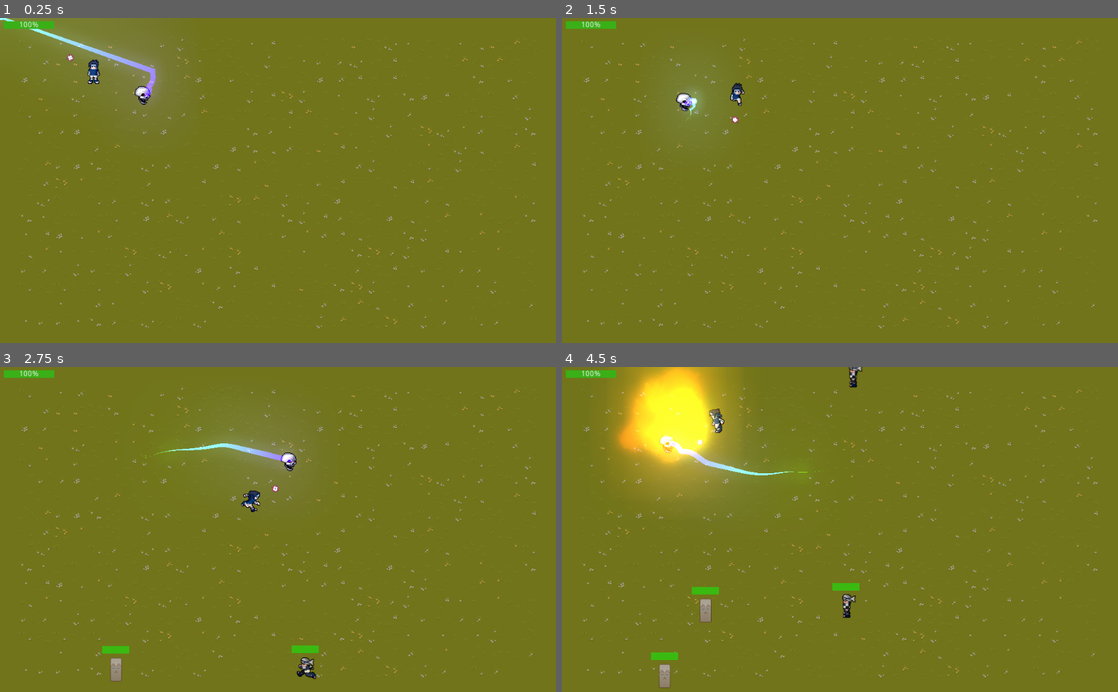
Above: before the commit, frames 1-4 (two rows, left to right).
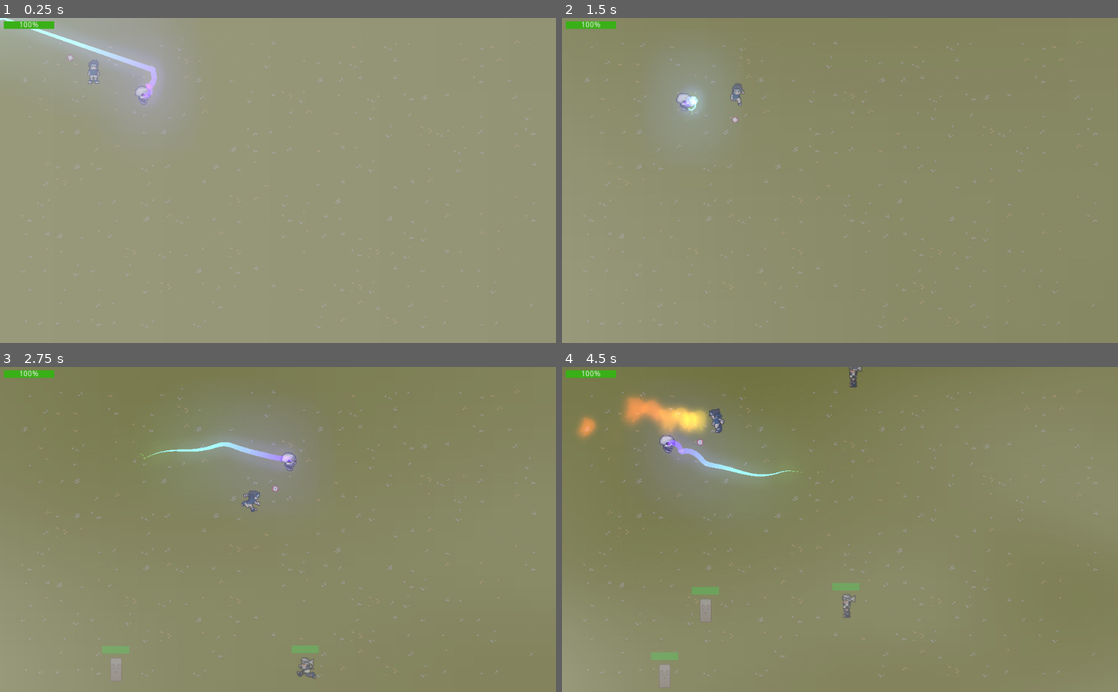
Above: after the commit, the same moments.

Repository: fabricejeannet/the-lost-temple
Game: Godot game, scene res://scenes/World.tscn
Same seed, same stepped clock (60 frames per second), same inputs: the game is played once before the commit and once after it.
Inputs (mouse positions are in pixels of both pictures, inside the frame that each line leads up to):
- Up to frame 1 (0.25 s): no input
- Up to frame 2 (1.5 s): move the mouse to (962, 164) at 0.52 s; hold Right (ui_right) 0.53-1.28 s; move the mouse to (728, 196) at 1.27 s; hold Down (ui_down) from 1.28 s (still down)
- Up to frame 3 (2.75 s): move the mouse to (333, 458) at 2.02 s; release Down (ui_down) at 2.03 s; hold Right (ui_right) from 2.03 s (still down)
- Up to frame 4 (4.5 s): move the mouse to (812, 594) at 2.77 s; release Right (ui_right) at 2.78 s; hold Up (ui_up) 2.78-3.53 s; move the mouse to (1006, 578) at 3.52 s; hold Left (ui_left) from 3.53 s (still down); move the mouse to (673, 480) at 4.27 s

The runs differ from the first frame. In frame 1, 100% of the frame differs, in the area x 0-100%, y 0-100%; in frame 2, 99%; in frame 3, 99%; in frame 4, 99%.

Commit message:
Refactoring of the WalkAnimationManager. Orientations becomes a member of the Constants singleton. FlameThrower is implemented.

Diff:
--- a/project.godot
+++ b/project.godot
@@ -26,7 +26,7 @@
 
 [autoload]
 
-WalkAnimationManager="*res://scripts/WalkAnimationManager.gd"
+Constants="*res://scripts/singletons/Constants.gd"
 
 [input]
 
--- a/scenes/World.tscn
+++ b/scenes/World.tscn
@@ -78,7 +78,6 @@
 autoplay = true
 
 [node name="Fog" type="TileMap" parent="."]
-visible = false
 material = SubResource( 7 )
 tile_set = SubResource( 3 )
 cell_size = Vector2( 32, 32 )
--- a/scenes/enemies/Kabuto.tscn
+++ b/scenes/enemies/Kabuto.tscn
@@ -1,9 +1,10 @@
-[gd_scene load_steps=14 format=2]
+[gd_scene load_steps=15 format=2]
 
 [ext_resource path="res://scripts/Enemy.gd" type="Script" id=1]
 [ext_resource path="res://scenes/player/HealthNode.tscn" type="PackedScene" id=2]
 [ext_resource path="res://scripts/HealthBar.gd" type="Script" id=3]
 [ext_resource path="res://assets/img/characters/kabutogc5.png" type="Texture" id=4]
+[ext_resource path="res://scenes/WalkAnimationManager.tscn" type="PackedScene" id=5]
 [ext_resource path="res://scenes/player/FCTMgr.tscn" type="PackedScene" id=6]
 [ext_resource path="res://scenes/enemies/DeathNode.tscn" type="PackedScene" id=7]
 
@@ -137,5 +138,7 @@
 
 [node name="DeathNode" parent="." instance=ExtResource( 7 )]
 
+[node name="WalkAnimationManager" parent="." instance=ExtResource( 5 )]
+
 [connection signal="body_entered" from="." to="." method="_on_body_entered"]
 [connection signal="body_exited" from="." to="." method="_on_body_exited"]
--- a/scenes/enemies/StoneCat.tscn
+++ b/scenes/enemies/StoneCat.tscn
@@ -6,6 +6,7 @@
 [ext_resource path="res://scripts/HealthBar.gd" type="Script" id=4]
 [ext_resource path="res://scenes/player/FCTMgr.tscn" type="PackedScene" id=5]
 [ext_resource path="res://scenes/enemies/DeathNode.tscn" type="PackedScene" id=6]
+[ext_resource path="res://scenes/WalkAnimationManager.tscn" type="PackedScene" id=7]
 
 [sub_resource type="CapsuleShape2D" id=1]
 height = 22.0
@@ -47,5 +48,7 @@
 
 [node name="DeathNode" parent="." instance=ExtResource( 6 )]
 
+[node name="WalkAnimationManager" parent="." instance=ExtResource( 7 )]
+
 [connection signal="body_entered" from="." to="." method="_on_body_entered"]
 [connection signal="body_exited" from="." to="." method="_on_body_exited"]
--- a/scenes/player/Player.tscn
+++ b/scenes/player/Player.tscn
@@ -7,6 +7,7 @@
 [ext_resource path="res://scenes/player/FCTMgr.tscn" type="PackedScene" id=5]
 [ext_resource path="res://scripts/Sight.gd" type="Script" id=6]
 [ext_resource path="res://assets/img/target.png" type="Texture" id=7]
+[ext_resource path="res://scenes/WalkAnimationManager.tscn" type="PackedScene" id=8]
 
 [sub_resource type="CapsuleShape2D" id=1]
 radius = 11.0
@@ -113,3 +114,5 @@
 position = Vector2( 50, 0 )
 scale = Vector2( 0.025, 0.025 )
 texture = ExtResource( 7 )
+
+[node name="WalkAnimationManager" parent="." instance=ExtResource( 8 )]
--- a/scenes/skills/DeathWhirlpool.tscn
+++ b/scenes/skills/DeathWhirlpool.tscn
@@ -34,7 +34,6 @@
 gradient = SubResource( 3 )
 script = ExtResource( 2 )
 max_points = 50
-coeff_sinusoidal = 2.9
 
 [node name="CollisionShape2D" type="CollisionShape2D" parent="."]
 shape = SubResource( 4 )
@@ -46,4 +45,3 @@
 texture = ExtResource( 4 )
 
 [connection signal="area_entered" from="." to="." method="_on_DeathWhirlpool_area_entered"]
-[connection signal="body_entered" from="." to="." method="_on_DeathWhirlpool_body_entered"]
--- a/scenes/skills/FlameThrower.tscn
+++ b/scenes/skills/FlameThrower.tscn
@@ -1,11 +1,11 @@
-[gd_scene load_steps=12 format=2]
+[gd_scene load_steps=8 format=2]
 
 [ext_resource path="res://Flame.png" type="Texture" id=1]
 [ext_resource path="res://scripts/FlameThrower.gd" type="Script" id=2]
 
 [sub_resource type="CapsuleShape2D" id=9]
 radius = 52.0
-height = 26.0
+height = 29.2489
 
 [sub_resource type="CanvasItemMaterial" id=1]
 blend_mode = 1
@@ -19,119 +19,40 @@
 width = 100
 
 [sub_resource type="ParticlesMaterial" id=4]
-lifetime_randomness = 0.3
+lifetime_randomness = 0.5
 flag_disable_z = true
-direction = Vector3( 0, -1, 0 )
-spread = 30.0
+direction = Vector3( 0, 0, 0 )
+spread = 10.0
 gravity = Vector3( 0, 0, 0 )
-initial_velocity = 250.0
+initial_velocity = 50.0
 initial_velocity_random = 0.4
 angular_velocity = 100.0
 angular_velocity_random = 1.0
 orbit_velocity = 0.0
 orbit_velocity_random = 0.0
-angle = 720.0
-angle_random = 1.0
+radial_accel = 1000.0
 scale = 0.5
 scale_random = 0.41
 color_ramp = SubResource( 3 )
 
-[sub_resource type="Animation" id=5]
-resource_name = "PullIn"
-length = 2.0
-tracks/0/type = "value"
-tracks/0/path = NodePath(".:process_material:radial_accel")
-tracks/0/interp = 1
-tracks/0/loop_wrap = true
-tracks/0/imported = false
-tracks/0/enabled = true
-tracks/0/keys = {
-"times": PoolRealArray( 0, 1, 2 ),
-"transitions": PoolRealArray( 1, 1, 1 ),
-"update": 0,
-"values": [ 1000.0, -1000.0, 0.0 ]
-}
-
-[sub_resource type="Animation" id=6]
-length = 0.001
-tracks/0/type = "value"
-tracks/0/path = NodePath(".:process_material:gravity")
-tracks/0/interp = 1
-tracks/0/loop_wrap = true
-tracks/0/imported = false
-tracks/0/enabled = true
-tracks/0/keys = {
-"times": PoolRealArray( 0 ),
-"transitions": PoolRealArray( 1 ),
-"update": 0,
-"values": [ Vector3( 0, 0, 0 ) ]
-}
-tracks/1/type = "value"
-tracks/1/path = NodePath(".:process_material:radial_accel")
-tracks/1/interp = 1
-tracks/1/loop_wrap = true
-tracks/1/imported = false
-tracks/1/enabled = true
-tracks/1/keys = {
-"times": PoolRealArray( 0 ),
-"transitions": PoolRealArray( 1 ),
-"update": 0,
-"values": [ 0.0 ]
-}
-
-[sub_resource type="Animation" id=7]
-resource_name = "SlowDown"
-loop = true
-tracks/0/type = "value"
-tracks/0/path = NodePath(".:speed_scale")
-tracks/0/interp = 1
-tracks/0/loop_wrap = true
-tracks/0/imported = false
-tracks/0/enabled = true
-tracks/0/keys = {
-"times": PoolRealArray( 0, 0.145593, 0.700109, 1 ),
-"transitions": PoolRealArray( 1, 1, 1, 1 ),
-"update": 0,
-"values": [ 1.0, 0.1, 2.0, 1.0 ]
-}
-
-[sub_resource type="Animation" id=8]
-resource_name = "Wind"
-length = 4.0
-loop = true
-tracks/0/type = "value"
-tracks/0/path = NodePath(".:process_material:gravity")
-tracks/0/interp = 1
-tracks/0/loop_wrap = true
-tracks/0/imported = false
-tracks/0/enabled = true
-tracks/0/keys = {
-"times": PoolRealArray( 0, 2, 4 ),
-"transitions": PoolRealArray( 1, 1, 1 ),
-"update": 0,
-"values": [ Vector3( 500, 0, 0 ), Vector3( -500, 0, 0 ), Vector3( 500, 0, 0 ) ]
-}
-
 [node name="FlameThrower" type="Area2D"]
+scale = Vector2( 0.6, 0.6 )
 script = ExtResource( 2 )
 
 [node name="CollisionShape2D" type="CollisionShape2D" parent="."]
-position = Vector2( -4, -69 )
+position = Vector2( 0, -60 )
+scale = Vector2( 0.567364, 1.21569 )
 shape = SubResource( 9 )
 
 [node name="Fire" type="Particles2D" parent="."]
 material = SubResource( 1 )
-amount = 16
-speed_scale = 2.0
-explosiveness = 0.1
-local_coords = false
+rotation = -1.5708
+amount = 10
+speed_scale = 2.11
+explosiveness = 0.03
+randomness = 0.02
+visibility_rect = Rect2( -50, -100, 100, 200 )
 process_material = SubResource( 4 )
 texture = ExtResource( 1 )
 
-[node name="AnimationPlayer" type="AnimationPlayer" parent="Fire"]
-anims/PullIn = SubResource( 5 )
-anims/RESET = SubResource( 6 )
-anims/SlowDown = SubResource( 7 )
-anims/Wind = SubResource( 8 )
-
 [connection signal="area_entered" from="." to="." method="_on_FlameThrower_area_entered"]
--- a/scripts/Enemy.gd
+++ b/scripts/Enemy.gd
@@ -16,7 +16,7 @@
 onready var health:HealthNode = $HeatlhNode
 onready var death_node = $DeathNode
 onready var random = RandomNumberGenerator.new()
-onready var walk_animation_manager = get_node("/root/WalkAnimationManager")
+onready var walk_animation_manager = $WalkAnimationManager
 
 func _ready():
 	#warning-ignore:return_value_discarded
@@ -36,8 +36,7 @@
 
 	motion =  position.direction_to(player.position).normalized()
 	orientation = walk_animation_manager.get_orientation_according_to(motion)
-	if animation_player != null:
-		walk_animation_manager.play_animation_corresponding_to_orientation(animation_player, orientation)
+	walk_animation_manager.play_animation_corresponding_to_orientation(animation_player, orientation)
 
 	position += motion * speed * delta
 
--- a/scripts/FlameThrowerSkill.gd
+++ b/scripts/FlameThrowerSkill.gd
@@ -3,7 +3,7 @@
 
 var FlameThrower = preload("res://scenes/skills/FlameThrower.tscn")
 
-onready var walk_animation_manager = get_node("/root/WalkAnimationManager")
+onready var Constants = get_node("/root/Constants")
 onready var player = get_tree().get_root().find_node("Player", true, false)
 
 func _ready():
@@ -17,15 +17,30 @@
 
 func _on_player_orientation_changed(orientation) -> void:
 	match orientation:
-		walk_animation_manager.Orientations.EAST:
+		Constants.Orientations.NEUTRAL:
+			rotation_degrees = 180.0
+			position = Vector2(0.0, 30.0)
+		Constants.Orientations.EAST:
 			rotation_degrees = 90.0
 			position = Vector2(30.0, 0.0)
-		walk_animation_manager.Orientations.SOUTH:
+		Constants.Orientations.SOUTH:
 			rotation_degrees = 180.0
 			position = Vector2(0.0, 30.0)
-		walk_animation_manager.Orientations.WEST:
+		Constants.Orientations.WEST:
 			rotation_degrees = 270.0
 			position = Vector2(-30.0, 0.0)
-		walk_animation_manager.Orientations.NORTH:
+		Constants.Orientations.NORTH:
 			rotation_degrees = 0.0
 			position = Vector2(0.0, -30.0)
+		Constants.Orientations.NORTH_EAST:
+			rotation_degrees = 45.0
+			position = Vector2(30.0, -30.0)
+		Constants.Orientations.SOUTH_EAST:
+			rotation_degrees = 135.0
+			position = Vector2(30.0, 30.0)
+		Constants.Orientations.NORTH_WEST:
+			rotation_degrees = 315.0
+			position = Vector2(-30.0, -30.0)
+		Constants.Orientations.SOUTH_WEST:
+			rotation_degrees = 225.0
+			position = Vector2(-30.0, 30.0)
--- a/scripts/Player.gd
+++ b/scripts/Player.gd
@@ -12,7 +12,7 @@
 
 #onready var walk_animation_manager = $WalkAnimationManager
 
-onready var walk_animation_manager = get_node("/root/WalkAnimationManager")
+onready var walk_animation_manager = $WalkAnimationManager
 onready var health:HealthNode = $HeatlhNode
 onready var sight = $Sight/Sprite
 onready var _random = RandomNumberGenerator.new()
--- a/scripts/TrailEffect.gd
+++ b/scripts/TrailEffect.gd
@@ -6,7 +6,7 @@
 	set_as_toplevel(true)
 
 
-func _physics_process(delta):
+func _physics_process(_delta):
 	var skull_position = get_parent().global_position
 	add_point(skull_position + Vector2(sin(skull_position.x) * coeff_sinusoidal, cos(skull_position.x) * coeff_sinusoidal))
 	if points.size() > max_points :
--- a/scripts/WalkAnimationManager.gd
+++ b/scripts/WalkAnimationManager.gd
@@ -1,55 +1,58 @@
 extends Node2D
 
-enum Orientations {
-	NORTH,
-	EAST,
-	SOUTH,
-	WEST,
-	NEUTRAL
-}
-
-#onready var animation_player:AnimationPlayer = get_parent().get_node("AnimationPlayer")
-
+onready var Constants = get_node("/root/Constants")
 
 func get_orientation_according_to(motion:Vector2):
 	if motion.x == 0.0 and motion.y == 0.0:
-		return  Orientations.NEUTRAL
+		return  Constants.Orientations.NEUTRAL
 
 	if motion.y > 0.0 and motion.x == 0.0 :
-		return Orientations.SOUTH
+		return Constants.Orientations.SOUTH
 
 	if motion.y < 0.0 and motion.x == 0.0 :
-		return Orientations.NORTH
+		return Constants.Orientations.NORTH
 
 	if motion.x > 0.0 and motion.y == 0.0 :
-		return Orientations.EAST
+		return Constants.Orientations.EAST
 
 	if motion.x < 0.0 and motion.y == 0.0 :
-		return Orientations.WEST
+		return Constants.Orientations.WEST
 
 	if motion.x > 0.0 and motion.y > 0.0 :
-		return Orientations.EAST
+		return Constants.Orientations.SOUTH_EAST
 
 	if motion.x < 0.0 and motion.y > 0.0 :
-		return Orientations.WEST
+		return Constants.Orientations.SOUTH_WEST
 
 	if motion.x > 0.0 and motion.y < 0.0 :
-		return Orientations.EAST
+		return Constants.Orientations.NORTH_EAST
 
 	if motion.x < 0.0 and motion.y < 0.0 :
-		return Orientations.WEST
+		return Constants.Orientations.NORTH_WEST
 
 
 
 func play_animation_corresponding_to_orientation(animation_player, orientation) -> void:
+
+	if animation_player == null:
+		return
+
 	match orientation:
-		Orientations.EAST:
+		Constants.Orientations.EAST:
 			animation_player.play("walk_right")
-		Orientations.WEST:
+		Constants.Orientations.WEST:
 			animation_player.play("walk_left")
-		Orientations.NORTH:
+		Constants.Orientations.NORTH:
 			animation_player.play("walk_up")
-		Orientations.SOUTH:
+		Constants.Orientations.SOUTH:
 			animation_player.play("walk_down")
-		Orientations.NEUTRAL:
+		Constants.Orientations.NEUTRAL:
 			animation_player.play("idle")
+		Constants.Orientations.NORTH_EAST:
+			animation_player.play("walk_right")
+		Constants.Orientations.SOUTH_EAST:
+			animation_player.play("walk_right")
+		Constants.Orientations.NORTH_WEST:
+			animation_player.play("walk_left")
+		Constants.Orientations.SOUTH_WEST:
+			animation_player.play("walk_left")
--- /dev/null
+++ b/scripts/singletons/Constants.gd
@@ -0,0 +1,13 @@
+extends Node2D
+
+enum Orientations {
+	NORTH,
+	EAST,
+	SOUTH,
+	WEST,
+	NEUTRAL,
+	NORTH_EAST,
+	SOUTH_EAST,
+	NORTH_WEST,
+	SOUTH_WEST
+}
Not shown: 1 places in scenes/enemies/StoneCat.tscn that only renumber resources
Not shown: 1 places in scenes/player/Player.tscn that only renumber resources
